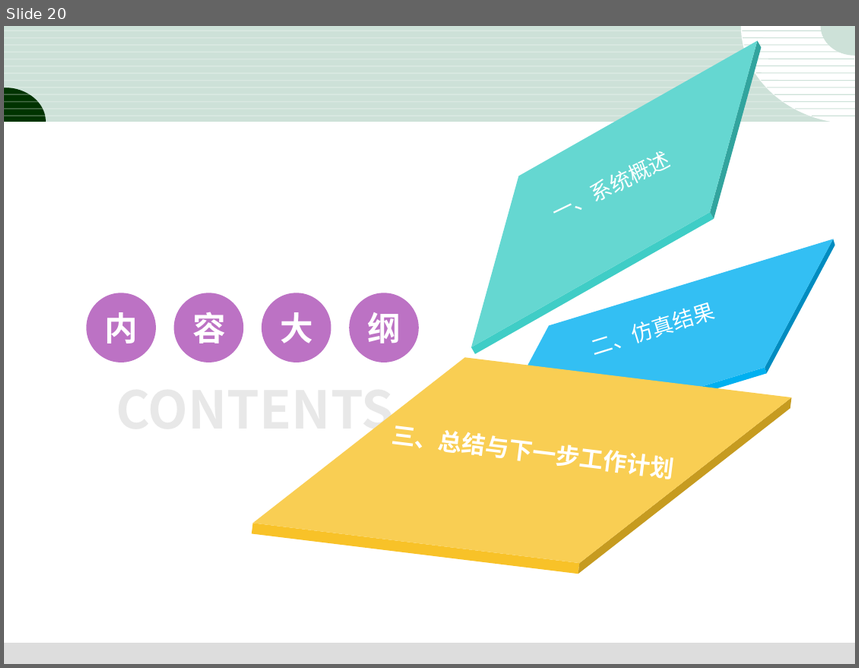
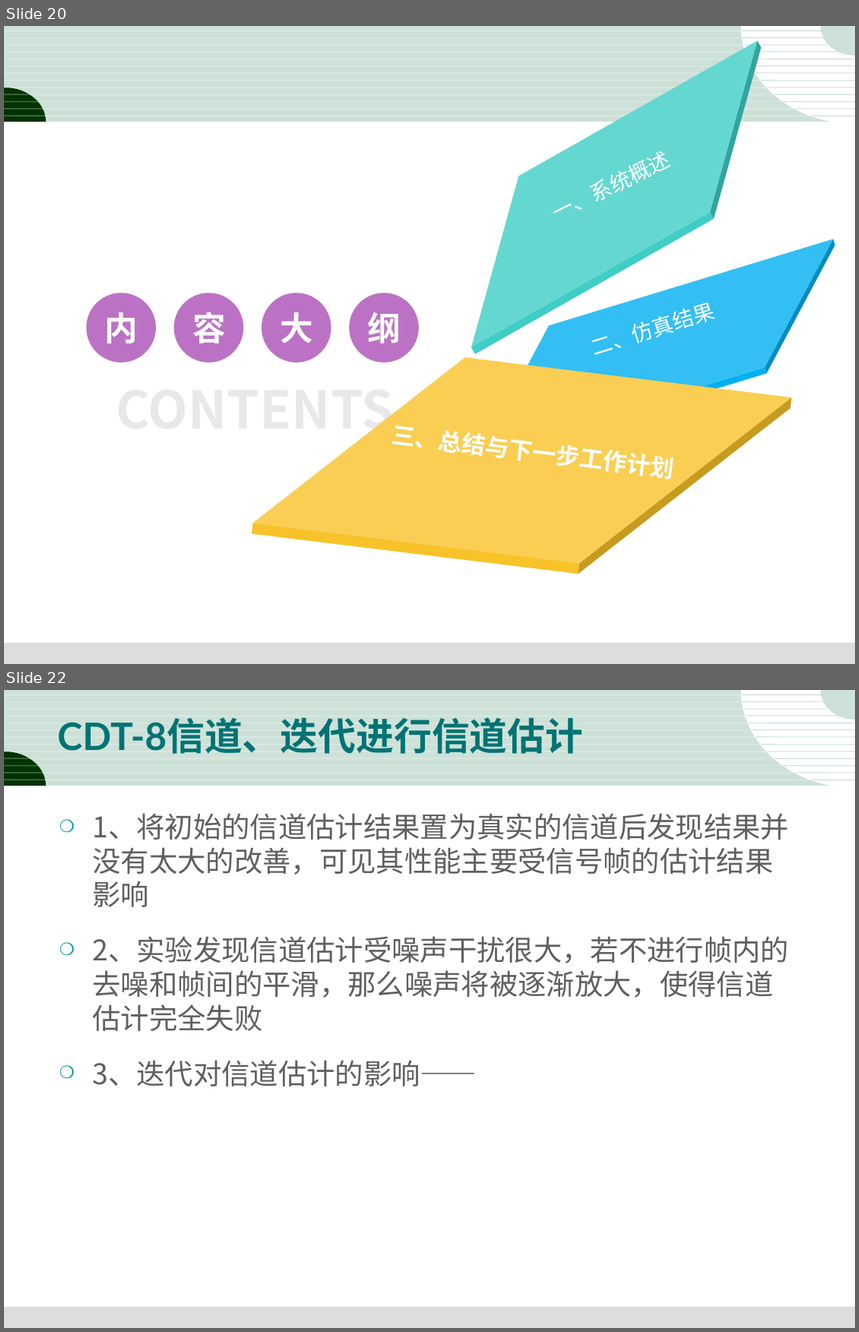
Before and after one commit to dandanJing/DTMB2.0, a slide deck: 3-18.DTMB2.0报告结果.ppt. Shown one above the other, each under a label of ours: slide 20 before the commit, slides 20 and 22 after it; the slides between them are not shown. The pictures are 859x668 and 859x1332 pixels, drawn with LibreOffice and Linux fonts; fonts in the diff are those of the drawing. Boxes give left, top, right and bottom in pixels: in the first picture for what was removed or moved away, otherwise in the second. Text is boxed around its words. In the diff, an @@ line names an element or a change of style, - is before the commit and + after.

```diff
--- a/3-18.DTMB2.0报告结果.ppt
+++ b/3-18.DTMB2.0报告结果.ppt
@@ slide 22 added at (4, 690, 855, 1328), background #FFFFFF; not listed: 31 template elements that a slide beside it also shows @@
@@ text added at (57, 717, 583, 754), 32 pt, text #007373, bold @@
+CDT-8信道、迭代进行信道估计
@@ text added at (93, 813, 790, 1087), 24 pt, text #5F5F5F @@
+❍ 1、将初始的信道估计结果置为真实的信道后发现结果并没有太大的改善，可见其性能主要受信号帧的估计结果影响
+❍ 2、实验发现信道估计受噪声干扰很大，若不进行帧内的去噪和帧间的平滑，那么噪声将被逐渐放大，使得信道估计完全失败
+❍ 3、迭代对信道估计的影响——
```
Also in this commit, not shown: 10 slides changed, 2 other slides added, 4 other files.
